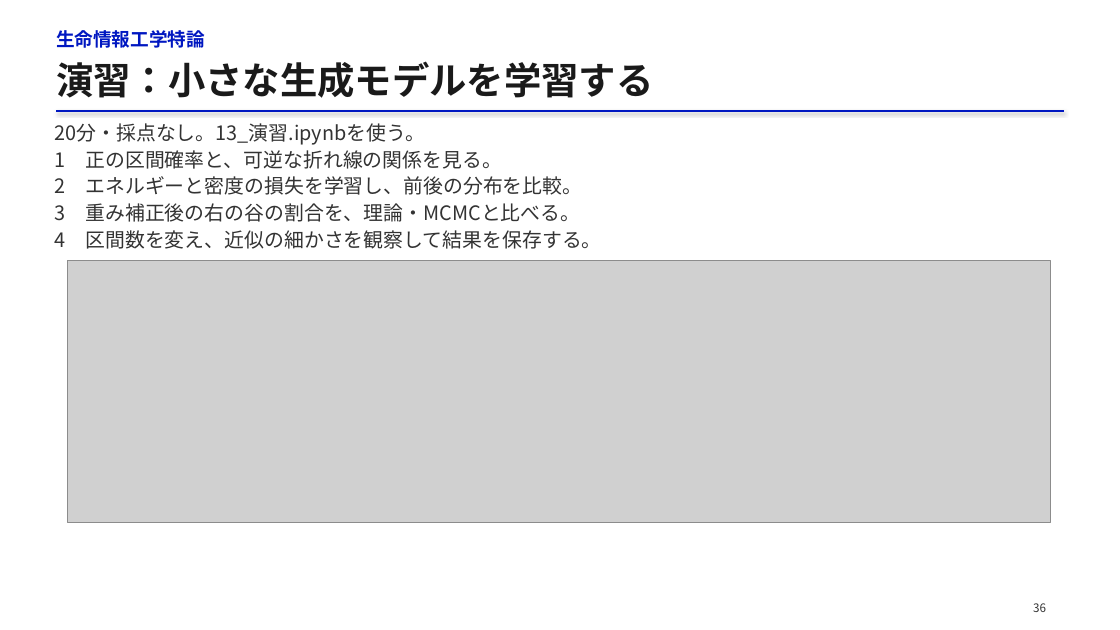
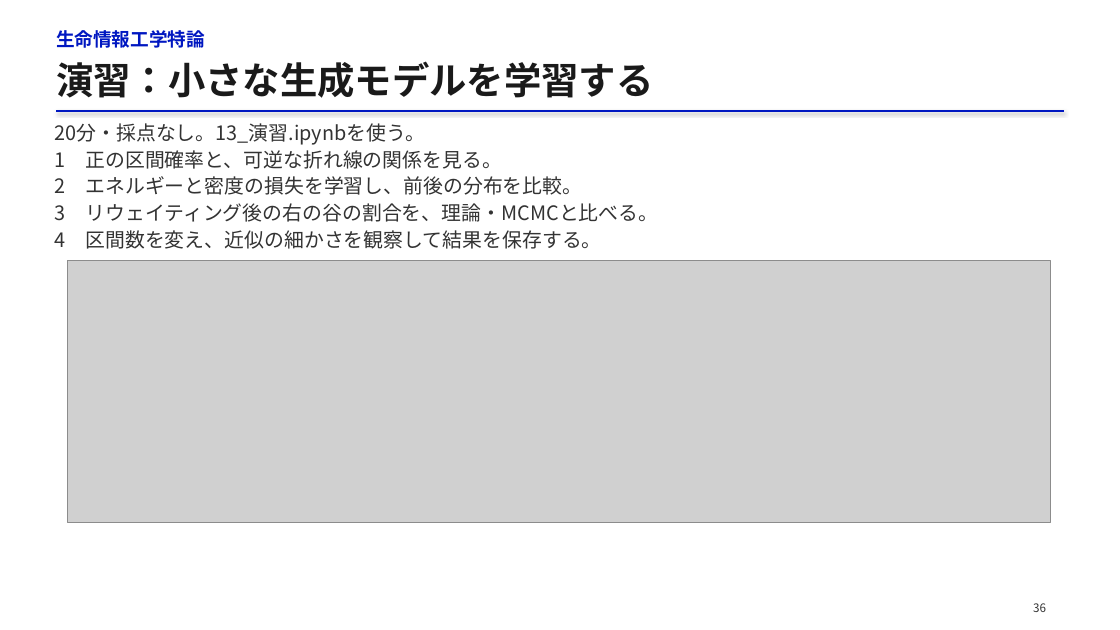
Before and after one commit to matsunagalab/lecture_bioinfo, a slide deck: slide 36 of 13_構造集団を生成するAI/13_構造集団を生成するAI.pptx. Drawn at 1120x630 pixels with LibreOffice and Linux fonts; fonts in the diff are those of the drawing; grey boxes stand for pictures. Boxes give left, top, right and bottom in pixels: in the first picture for what was removed or moved away, otherwise in the second. Text is boxed around its words. In the diff, an @@ line names an element or a change of style, - is before the commit and + after.

```diff
--- a/13_構造集団を生成するAI/13_構造集団を生成するAI.pptx
+++ b/13_構造集団を生成するAI/13_構造集団を生成するAI.pptx
@@ text at [55, 203, 658, 222]: text changed @@
-3 重み補正後の右の谷の割合を、理論・MCMCと比べる。
+3 リウェイティング後の右の谷の割合を、理論・MCMCと比べる。
```
Also in this commit, not shown: 13 other slides changed, 27 other files.
